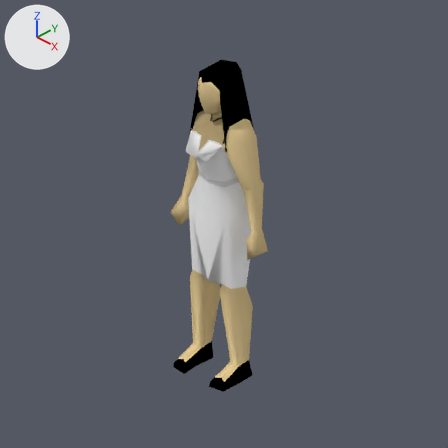
A saved change to the Blender file Blender/female1_skin0.blend.
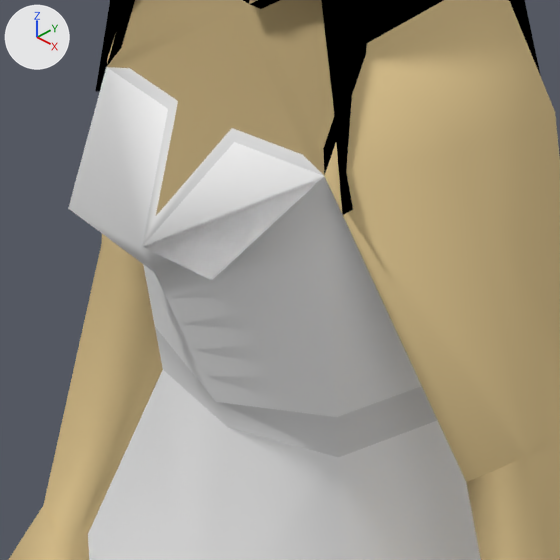
Each version appears first from the file's camera 'Camera', and next in a close-up on the part from 39% to 57% of the width and 27% to 45% of the height. The axes (+X, +Y, +Z) are drawn at upper left. The lights are the same throughout.

Names of what the first close-up shows: 'HumanLow'.
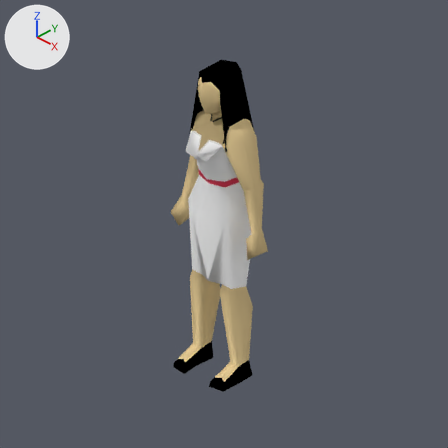
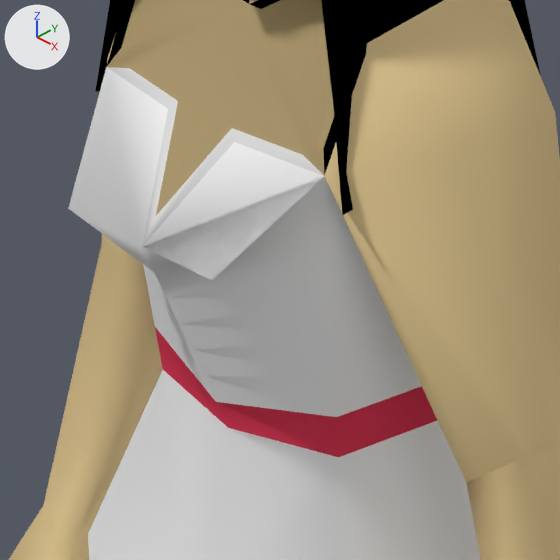
What differs and where, as boxes (x1, y1, x2, y2) in the close-ups (560 x 560 px):
part 1 of me_cube, recoloured (white to red): (155, 327, 437, 457) in both

What the commit changed:
Material 'Belt' (mat_belt) is new.
Its base color is (0.8, 0.0514, 0.108) (red #e7405c).
me_cube has 219 vertices, 234 faces and spans x -0.34..0.34, y -0.22..0.18, z 0.0..1.97.
me_cube is used by ob_humanlow; location (0.0, 0.0, 0.0).
me_cube part 1: all 6 faces centred in x -0.11..0.11, y -0.11..0.07, z 1.25 switch from mat_whitetrim (white #e7e7e7) to mat_belt (red #e7405c).
